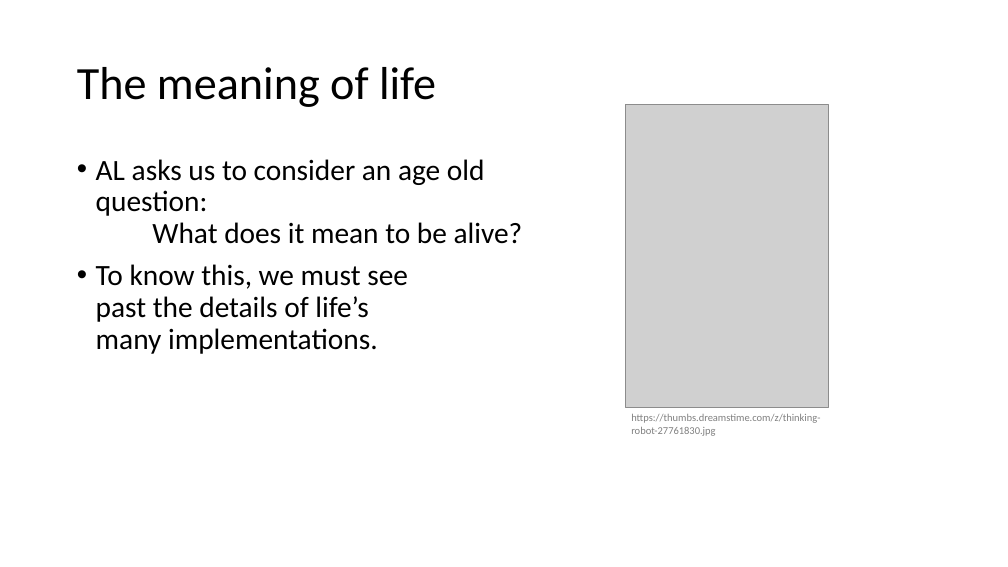
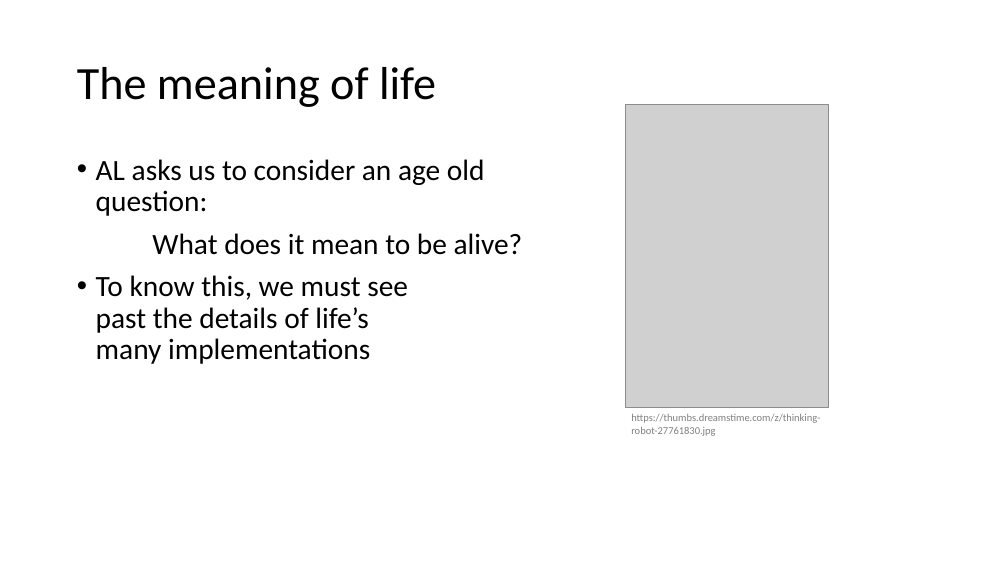
Before and after one commit to BenChurch/Fall2016, a slide deck: slide 11 of CISC879/ChapterPresentation/LectureSlidesCh8.pptx (slide 10 before the commit). Drawn at 1008x567 pixels with LibreOffice and Linux fonts; fonts in the diff are those of the drawing; grey boxes stand for pictures. Boxes give left, top, right and bottom in pixels: in the first picture for what was removed or moved away, otherwise in the second. Text is boxed around its words. In the diff, an @@ line names an element or a change of style, - is before the commit and + after.

```diff
--- a/CISC879/ChapterPresentation/LectureSlidesCh8.pptx
+++ b/CISC879/ChapterPresentation/LectureSlidesCh8.pptx
@@ text at <box>96,159,523,364</box>: text changed @@
-• AL asks us to consider an age old question:
-  What does it mean to be alive?
-• To know this, we must see
-  past the details of life’s
-  many implementations.
+• AL asks us to consider an age old question:
+What does it mean to be alive?
+• To know this, we must see
+  past the details of life’s
+  many implementations
```
Also in this commit, not shown: 10 other slides changed, 14 slides added, 3 other files.
